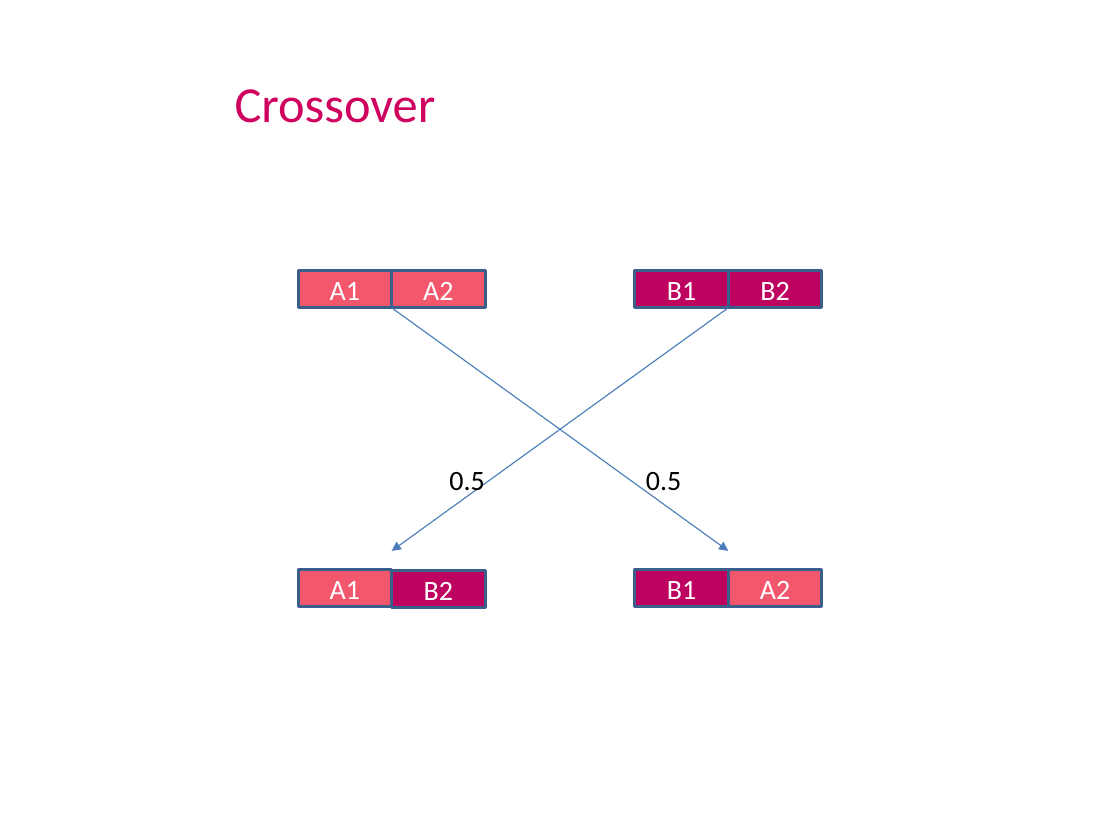
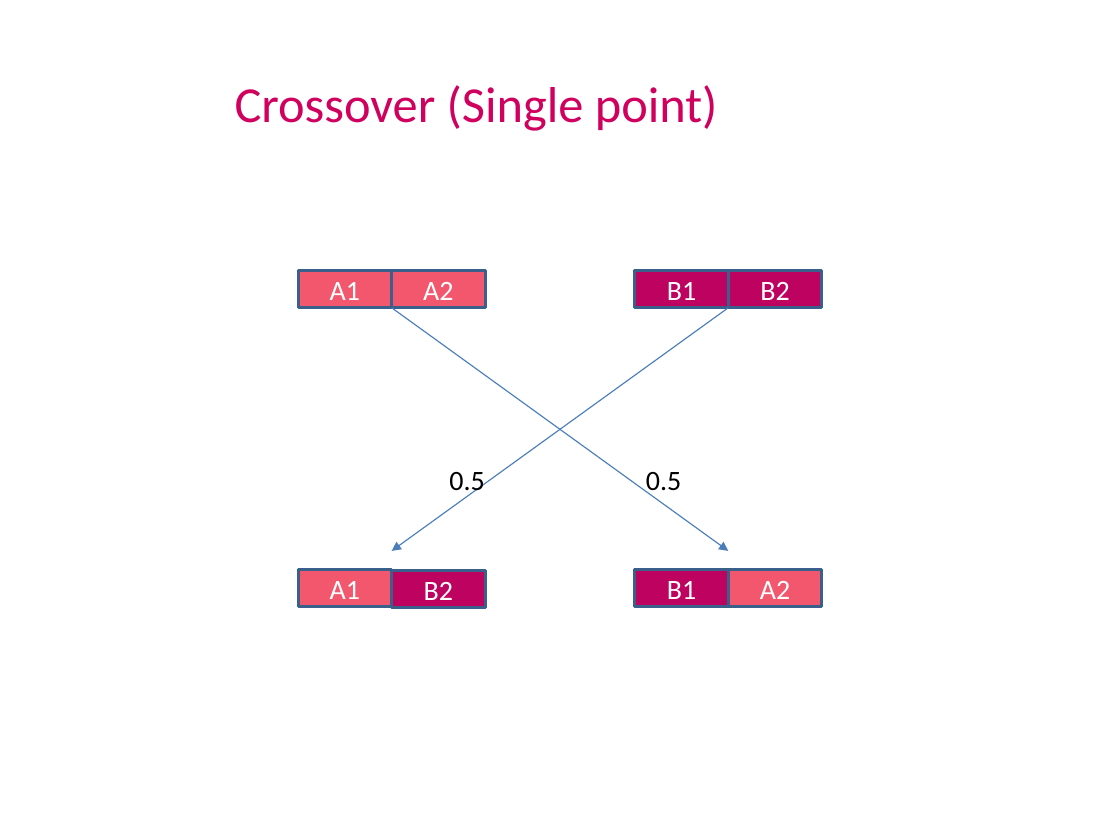
Before and after one commit to LironAvr/EvolutionaryLightsUp, a slide deck: slide 10 of presentation.pptx (slide 9 before the commit). Drawn at 1120x840 pixels with LibreOffice and Linux fonts; fonts in the diff are those of the drawing; background and template pictures are left out. Boxes give left, top, right and bottom in pixels: in the first picture for what was removed or moved away, otherwise in the second. Text is boxed around its words. In the diff, an @@ line names an element or a change of style, - is before the commit and + after.

```diff
--- a/presentation.pptx
+++ b/presentation.pptx
@@ title at bbox=[235, 85, 718, 131]: text changed @@
-Crossover
+Crossover (Single point)
```
Also in this commit, not shown: 5 other slides changed.
